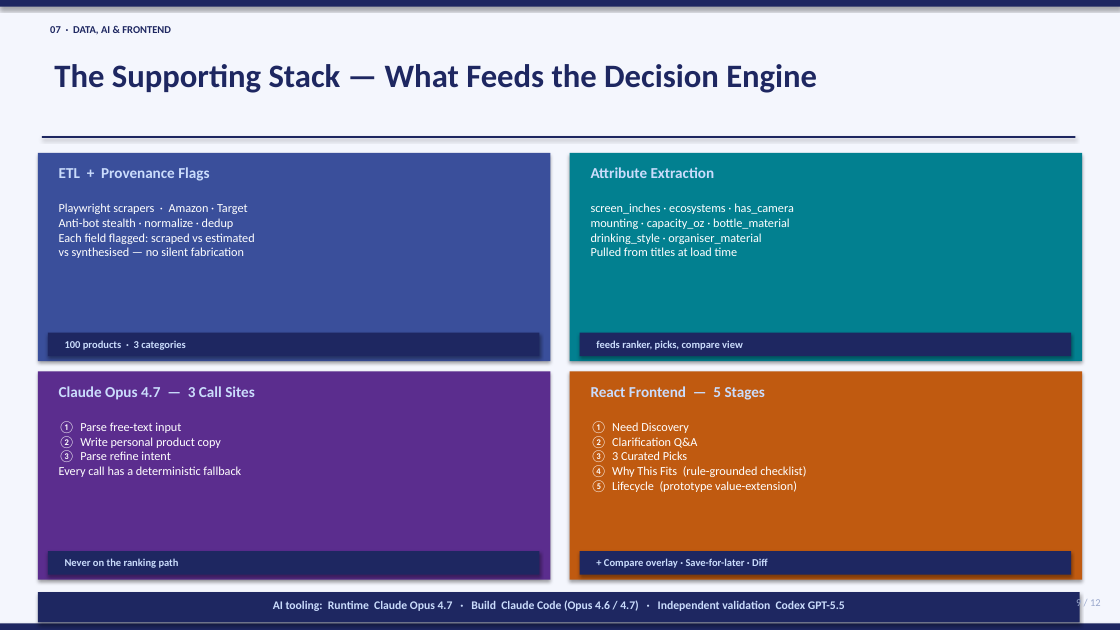
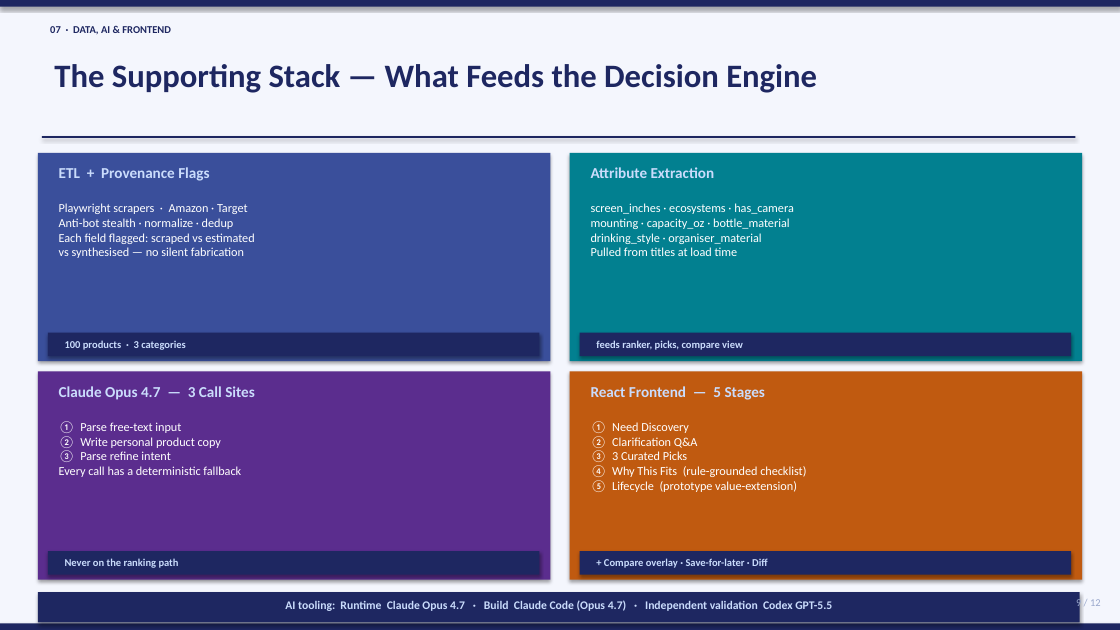
Before and after one commit to Chenghui-Tan/shopping-assistant, a slide deck: slide 9 of docs/capstone_presentation_v5.pptx. Drawn at 1120x630 pixels with LibreOffice and Linux fonts; fonts in the diff are those of the drawing. Boxes give left, top, right and bottom in pixels: in the first picture for what was removed or moved away, otherwise in the second. Text is boxed around its words. In the diff, an @@ line names an element or a change of style, - is before the commit and + after.

```diff
--- a/docs/capstone_presentation_v5.pptx
+++ b/docs/capstone_presentation_v5.pptx
@@ text at (x1=285, y1=600, x2=832, y2=611): text changed @@
-AI tooling: Runtime Claude Opus 4.7 · Build Claude Code (Opus 4.6 / 4.7) · Independent validation Codex GPT-5.5
+AI tooling: Runtime Claude Opus 4.7 · Build Claude Code (Opus 4.7) · Independent validation Codex GPT-5.5
```
Also in this commit, not shown: 2 other slides changed, 2 other files.
